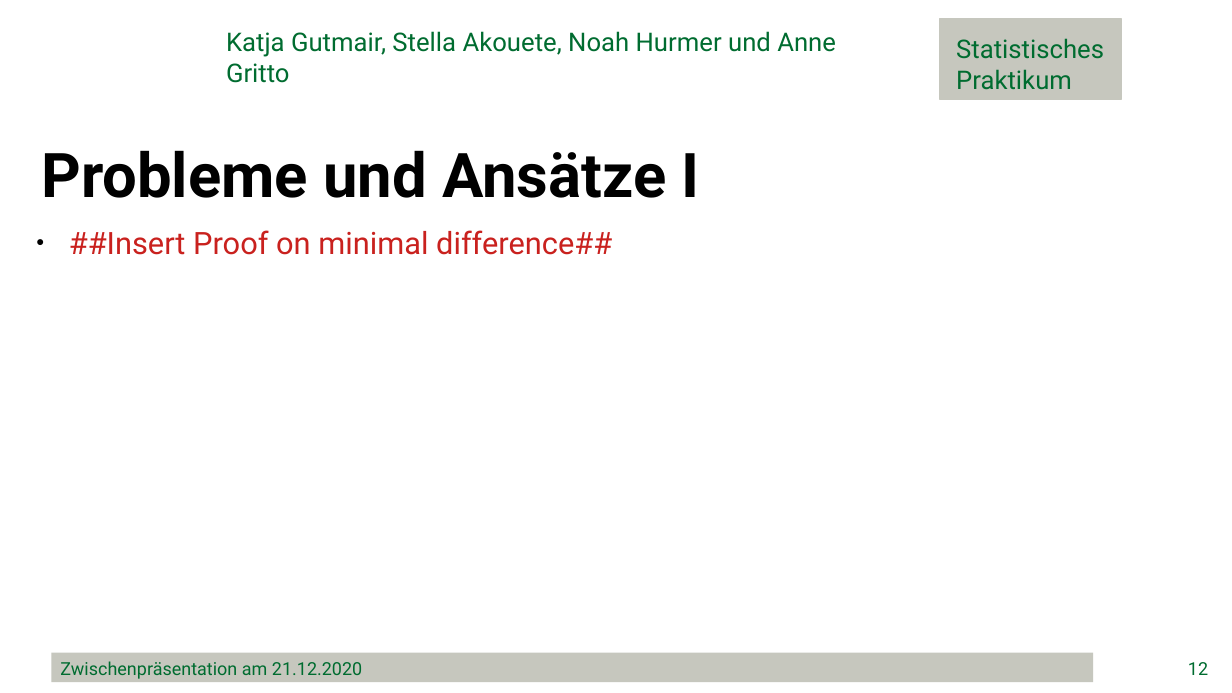
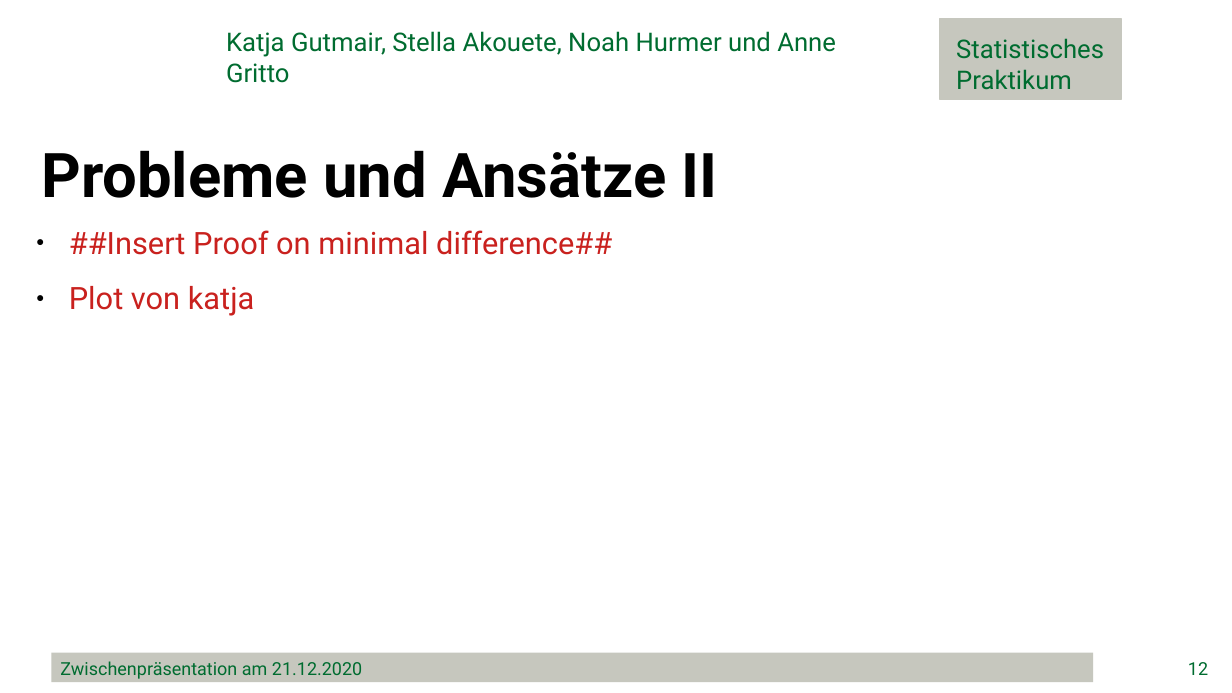
Before and after one commit to minimops/weatherFrog, a slide deck: slide 12 of ppt/Zwischenpraesentation_v1.1.pptx. Drawn at 1232x693 pixels with LibreOffice and Linux fonts; fonts in the diff are those of the drawing; background and template pictures are left out. Boxes give left, top, right and bottom in pixels: in the first picture for what was removed or moved away, otherwise in the second. Text is boxed around its words. In the diff, an @@ line names an element or a change of style, - is before the commit and + after.

```diff
--- a/ppt/Zwischenpraesentation_v1.1.pptx
+++ b/ppt/Zwischenpraesentation_v1.1.pptx
@@ text at box(41, 150, 718, 198): text changed @@
-Probleme und Ansätze I
+Probleme und Ansätze II
@@ text at box(69, 286, 254, 316): paragraph added @@
+● Plot von katja
```
Also in this commit, not shown: 8 other slides changed.
